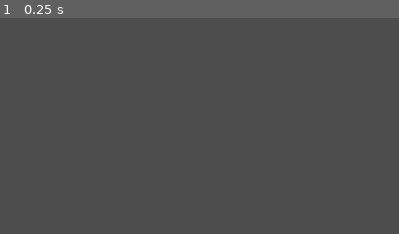
Above: before the commit, frame 1.
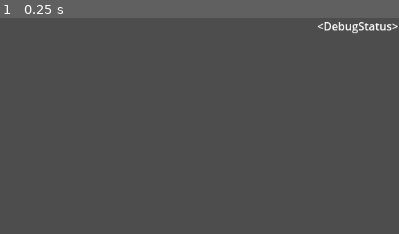
Above: after the commit, the same moment.

Repository: nheeb/spell-tactics
Game: Godot game, scene res://UI/HandUI.tscn
Same seed, same stepped clock (60 frames per second), same inputs: the game is played once before the commit and once after it. This scene is started directly instead of the project's main scene.
Inputs:
- Up to frame 1 (0.25 s): no input
The pictures show only the part of the screen within x 50-100%, y 0-50%; the shares and areas given below are measured in that part.

The runs differ from the first frame. In frame 1, 0.5% of the frame differs, in the area x 79-100%, y 1-7%.

Commit message:
Splitted phases into nodes

Diff:
--- a/Logic/Combat.gd
+++ b/Logic/Combat.gd
@@ -1,4 +1,7 @@
 class_name Combat extends Node
+
+@onready var animation_utility: AnimationUtility = %AnimationUtility
+@onready var card_utility: CardUtility = %CardUtility
 
 enum RoundPhase {
 	Start = 1,
@@ -14,15 +17,17 @@
 var current_phase: RoundPhase = RoundPhase.Start
 
 var tile_grid: TileGrid
+
+var hand_size: int
 var deck: Array[Spell]
 var hand: Array[Spell]
 var discard_pile: Array[Spell]
 
-var player: Entity
-var enemies: Entity
+var player: PlayerEntity
+var enemies: Array[EnemyEntity]
 var player_energy: Array[Game.Energy]
 
-var animation_queue: Array
+var animation_queue: Array[AnimationObject]
 
 func create_from_resource():
 	pass
@@ -32,30 +37,37 @@
 	if current_phase == RoundPhase.RoundRepeats:
 		current_phase = RoundPhase.Start
 
-## Processes the current round. Returns true if NO Player input is needed to advace to the next phase
+## Processes the current phase. Returns true if Player input is needed to advace to the next phase
 func process_current_phase() -> bool:
+	return get_phase_node(current_phase).process_phase()
+
+func get_phase_node(phase: RoundPhase) -> AbstractPhase:
 	match current_phase:
 		RoundPhase.Start:
-			return true
+			return %StartPhase
 		RoundPhase.Movement:
-			return false
+			return %MovementPhase
 		RoundPhase.Spell:
-			return false
+			return %SpellPhase
 		RoundPhase.Pass:
-			return true
+			return %PassPhase
 		RoundPhase.Enemy:
-			return true
+			return %EnemyPhase
 		RoundPhase.End:
-			return true
+			return %EndPhase
 		RoundPhase.RoundRepeats:
 			printerr("Processes unreachble phase RoundRepeats")
-	return false
+	return null
 
 func advance_and_process_until_next_player_action_needed():
 	while true:
 		advance_current_phase()
-		if not process_current_phase():
+		if process_current_phase():
 			break
 
-func process_player_action(action):
+func process_player_action(action: PlayerAction):
 	pass
+
+## Plays all Animations inside the animation queue
+func play_animations():
+	pass
--- a/Logic/Combat.tscn
+++ b/Logic/Combat.tscn
@@ -1,6 +1,50 @@
-[gd_scene load_steps=2 format=3 uid="uid://svag2bbhgyid"]
+[gd_scene load_steps=10 format=3 uid="uid://svag2bbhgyid"]
 
 [ext_resource type="Script" path="res://Logic/Combat.gd" id="1_65o0h"]
+[ext_resource type="Script" path="res://Logic/Phases/StartPhase.gd" id="2_jgbr1"]
+[ext_resource type="Script" path="res://Logic/Phases/MovementPhase.gd" id="3_tyawg"]
+[ext_resource type="Script" path="res://Logic/Phases/SpellPhase.gd" id="4_xof1w"]
+[ext_resource type="Script" path="res://Logic/Phases/PassPhase.gd" id="5_5tk6f"]
+[ext_resource type="Script" path="res://Logic/Phases/EnemyPhase.gd" id="6_52d1n"]
+[ext_resource type="Script" path="res://Logic/Phases/EndPhase.gd" id="7_4vv4x"]
+[ext_resource type="Script" path="res://Logic/CombatUtility/AnimationUtility.gd" id="8_2goip"]
+[ext_resource type="Script" path="res://Logic/CombatUtility/CardUtility.gd" id="8_cksyl"]
 
 [node name="Combat" type="Node"]
 script = ExtResource("1_65o0h")
+
+[node name="Phases" type="Node" parent="."]
+
+[node name="StartPhase" type="Node" parent="Phases"]
+unique_name_in_owner = true
+script = ExtResource("2_jgbr1")
+
+[node name="MovementPhase" type="Node" parent="Phases"]
+unique_name_in_owner = true
+script = ExtResource("3_tyawg")
+
+[node name="SpellPhase" type="Node" parent="Phases"]
+unique_name_in_owner = true
+script = ExtResource("4_xof1w")
+
+[node name="PassPhase" type="Node" parent="Phases"]
+unique_name_in_owner = true
+script = ExtResource("5_5tk6f")
+
+[node name="EnemyPhase" type="Node" parent="Phases"]
+unique_name_in_owner = true
+script = ExtResource("6_52d1n")
+
+[node name="EndPhase" type="Node" parent="Phases"]
+unique_name_in_owner = true
+script = ExtResource("7_4vv4x")
+
+[node name="Utility" type="Node" parent="."]
+
+[node name="AnimationUtility" type="Node" parent="Utility"]
+unique_name_in_owner = true
+script = ExtResource("8_2goip")
+
+[node name="CardUtility" type="Node" parent="Utility"]
+unique_name_in_owner = true
+script = ExtResource("8_cksyl")
--- /dev/null
+++ b/Logic/CombatUtility/AnimationUtility.gd
@@ -0,0 +1,12 @@
+class_name AnimationUtility extends Node
+
+@onready var combat : Combat = get_parent().get_parent()
+
+signal animation_queue_empty
+
+func play_animation_queue():
+	while not combat.animation_queue.is_empty():
+		var animation_object : AnimationObject = combat.animation_queue.pop_front()
+		animation_object.play()
+		await animation_object.animation_done
+	animation_queue_empty.emit()
--- /dev/null
+++ b/Logic/CombatUtility/Animations/AnimationObject.gd
@@ -0,0 +1,21 @@
+class_name AnimationObject extends Node
+
+signal animation_done
+
+var reference: Object
+var command: String
+var parameters: Array
+
+func _init(_reference: Object, _command: String, _parameters := []):
+	reference = _reference
+	command = _command
+
+func play() -> void:
+	if reference != null:
+		reference.callv(command, parameters)
+		if reference.has_signal("animation_done"):
+			await reference.animation_done
+	else:
+		printerr("Animation on null reference")
+	await get_tree().process_frame
+	animation_done.emit()
--- /dev/null
+++ b/Logic/CombatUtility/Animations/AnimationWait.gd
@@ -0,0 +1 @@
+extends Node
--- /dev/null
+++ b/Logic/CombatUtility/CardUtility.gd
@@ -0,0 +1,24 @@
+class_name CardUtility extends Node
+
+@onready var combat : Combat = get_parent().get_parent()
+
+func shuffle_deck():
+	combat.deck.shuffle()
+
+func discard(spell: Spell):
+	if combat.hand.has(spell):
+		combat.hand.erase(spell)
+		combat.discard_pile.append(spell)
+		combat.animation_queue.append(AnimationObject.new(Game.hand_ui, "remove_card", [spell]))
+	else:
+		printerr("Tried to discard spell which is not in hand")
+
+func draw():
+	if not combat.deck.is_empty():
+		var spell : Spell = combat.deck.pop_front()
+		combat.hand.append(spell)
+		combat.animation_queue.append(AnimationObject.new(Game.hand_ui, "add_card", [spell]))
+
+func draw_to_hand_size():
+	while combat.hand.size() < combat.hand_size:
+		draw()
--- a/Logic/Game.gd
+++ b/Logic/Game.gd
@@ -10,3 +10,8 @@
 }
 
 var combat: Combat
+var hand_ui: HandUI
+
+var tree : SceneTree :
+	get:
+		return get_tree()
--- /dev/null
+++ b/Logic/Phases/AbstractPhase.gd
@@ -0,0 +1,8 @@
+class_name AbstractPhase extends Node
+
+@onready var combat : Combat = get_parent().get_parent()
+
+## Processes the phase. Returns true if Player input is needed to advace to the next phase
+func process_phase() -> bool:
+	printerr("Abstract Phase used")
+	return false
--- /dev/null
+++ b/Logic/Phases/EndPhase.gd
@@ -0,0 +1,4 @@
+extends AbstractPhase
+
+func process_phase() -> bool:
+	return false
--- /dev/null
+++ b/Logic/Phases/EnemyPhase.gd
@@ -0,0 +1,4 @@
+extends AbstractPhase
+
+func process_phase() -> bool:
+	return false
--- /dev/null
+++ b/Logic/Phases/MovementPhase.gd
@@ -0,0 +1,4 @@
+extends AbstractPhase
+
+func process_phase() -> bool:
+	return true
--- /dev/null
+++ b/Logic/Phases/PassPhase.gd
@@ -0,0 +1,4 @@
+extends AbstractPhase
+
+func process_phase() -> bool:
+	return false
--- /dev/null
+++ b/Logic/Phases/SpellPhase.gd
@@ -0,0 +1,4 @@
+extends AbstractPhase
+
+func process_phase() -> bool:
+	return true
--- /dev/null
+++ b/Logic/Phases/StartPhase.gd
@@ -0,0 +1,6 @@
+extends AbstractPhase
+
+## Start phase -> Drawing hand cards
+func process_phase() -> bool:
+	combat.card_utility.draw_to_hand_size()
+	return false
--- /dev/null
+++ b/Logic/PlayerActions/PlayerDrain.gd
@@ -0,0 +1,3 @@
+class_name PlayerDrain extends PlayerAction
+
+var target_tile: Tile
--- a/UI/HandUI.gd
+++ b/UI/HandUI.gd
@@ -1,4 +1,4 @@
-extends Control
+class_name HandUI extends Control
 
 ## This Scene and (almost) every child is meant to be replaced after Milestone-1
 
@@ -50,3 +50,6 @@
 	selected_spell = null
 	for c in $SelectedCardContainer.get_children():
 		c.queue_free()
+
+func set_status(text: String):
+	$Status.text = text
--- a/UI/HandUI.tscn
+++ b/UI/HandUI.tscn
@@ -65,5 +65,17 @@
 grow_vertical = 2
 metadata/_edit_use_anchors_ = true
 
+[node name="Status" type="Label" parent="."]
+layout_mode = 1
+anchors_preset = -1
+anchor_left = 0.686632
+anchor_right = 1.0
+anchor_bottom = 0.24537
+grow_horizontal = 2
+grow_vertical = 2
+text = "<DebugStatus>"
+horizontal_alignment = 2
+metadata/_edit_use_anchors_ = true
+
 [connection signal="pressed" from="Next" to="." method="_on_next_pressed"]
 [connection signal="pressed" from="Cast" to="." method="_on_cast_pressed"]
